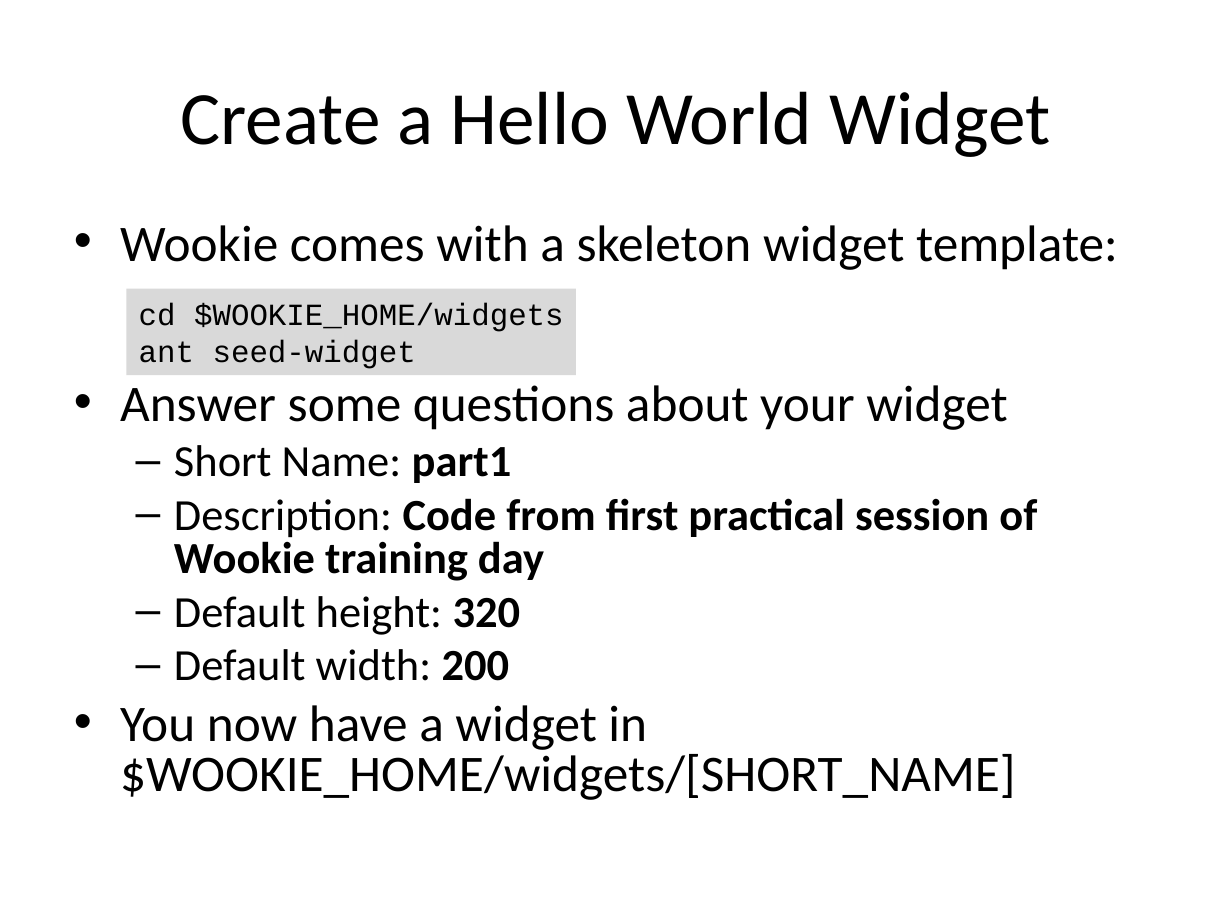
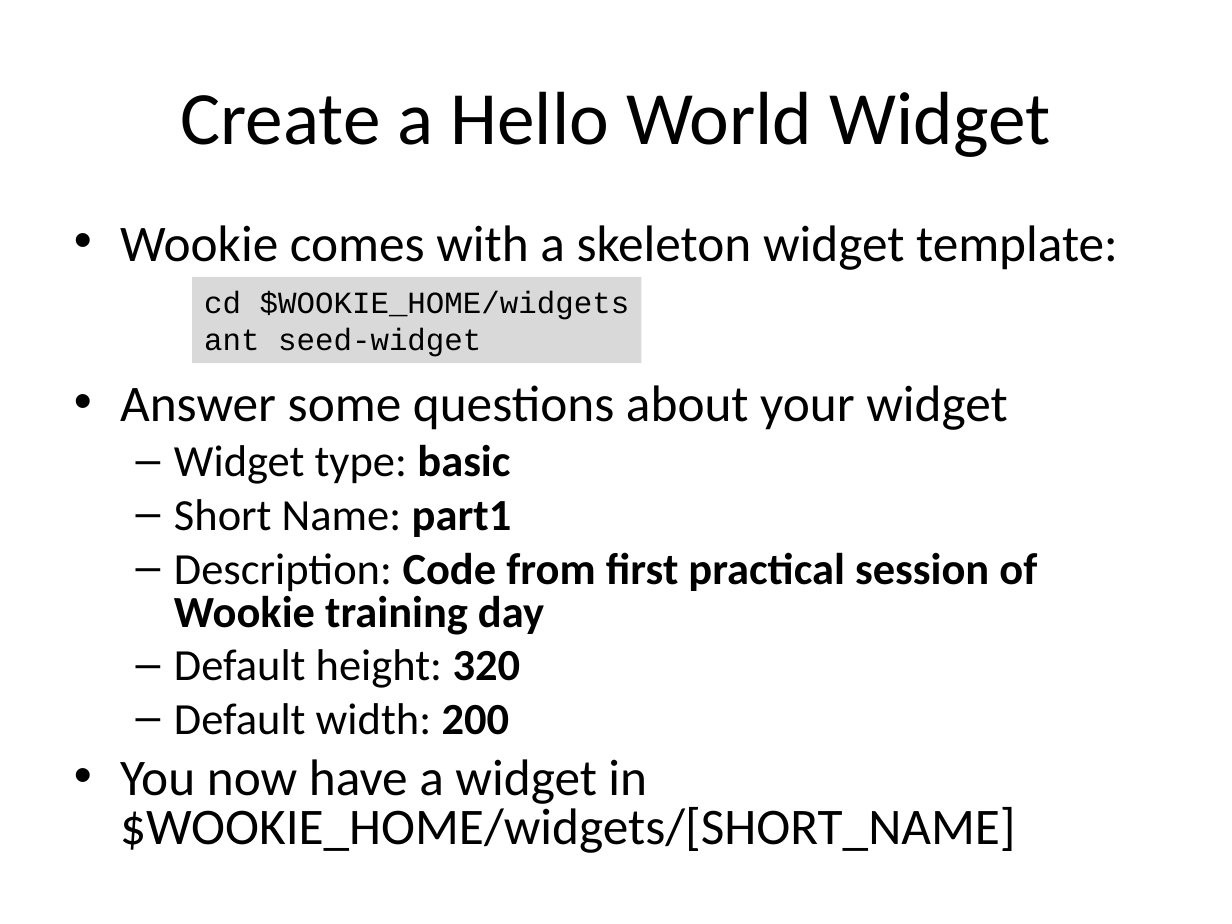
Before and after one commit to ibrahimabdelkhaleq/wooki, a slide deck: slide 8 of tutorials/firstWidget.odp. Drawn at 1232x924 pixels with LibreOffice and Linux fonts; fonts in the diff are those of the drawing. Boxes give left, top, right and bottom in pixels: in the first picture for what was removed or moved away, otherwise in the second. Text is boxed around its words. In the diff, an @@ line names an element or a change of style, - is before the commit and + after.

Commit message:
update to represent the current widget template system

```diff
--- a/tutorials/firstWidget.odp
+++ b/tutorials/firstWidget.odp
@@ rectangle "cd $WOOKIE_HOME/widgets": place and size @@
-rectangle "cd $WOOKIE_HOME/widgets" at (127,288,577,375)
+rectangle "cd $WOOKIE_HOME/widgets" at (192,277,642,363)
@@ text at (174,444,510,484): paragraph added @@
+  – Widget type: basic
```
Also in this commit, not shown: 3 other slides changed, 9 slides added, 3 slides removed.
